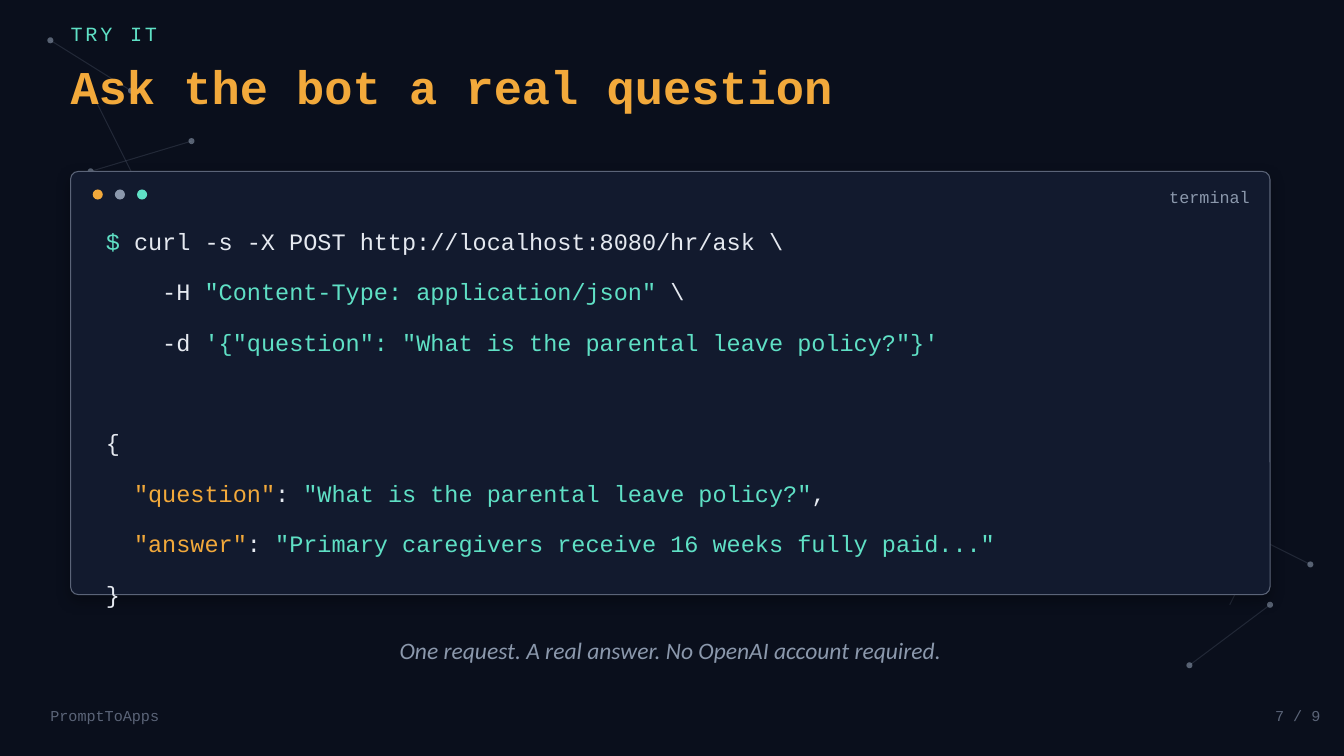
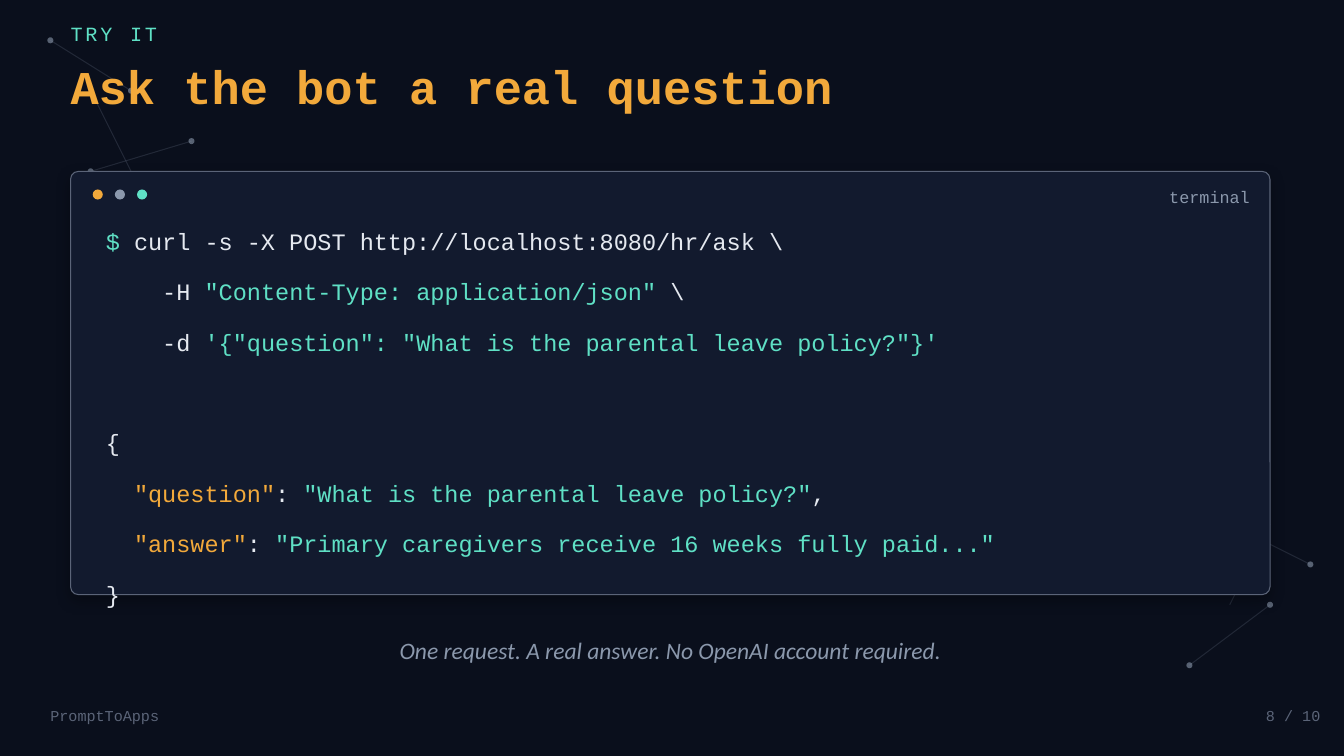
Before and after one commit to balajich/spring-ai-with-llama, a slide deck: slide 8 of slides/01-hello-spring-ai.pptx (slide 7 before the commit). Drawn at 1344x756 pixels with LibreOffice and Linux fonts; fonts in the diff are those of the drawing. Boxes give left, top, right and bottom in pixels: in the first picture for what was removed or moved away, otherwise in the second. Text is boxed around its words. In the diff, an @@ line names an element or a change of style, - is before the commit and + after.

```diff
--- a/slides/01-hello-spring-ai.pptx
+++ b/slides/01-hello-spring-ai.pptx
@@ text at box(1266, 711, 1320, 721): text changed @@
-7 / 9
+8 / 10
```
Also in this commit, not shown: 8 other slides changed, 1 slide added, 2 other files.
